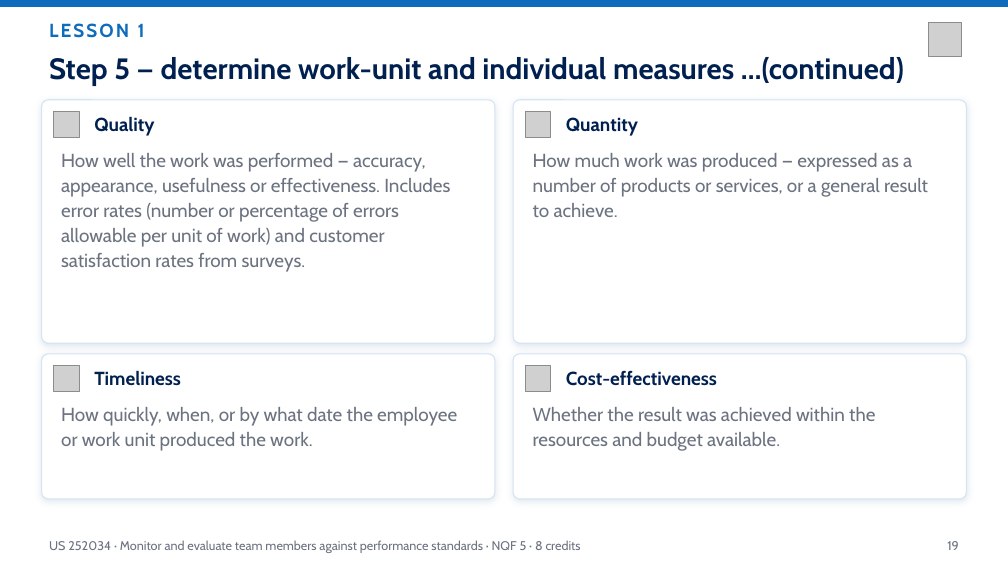
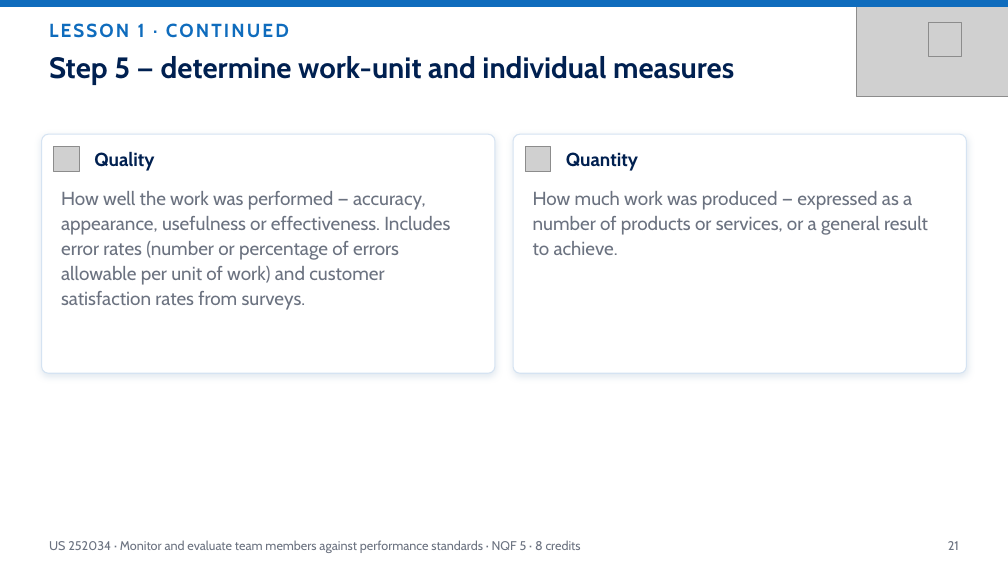
Before and after one commit to andrekyle/ITsystemsupport, a slide deck: slide 21 of public/downloads/US-252034-Monitor-Evaluate-Performance.pptx (slide 19 before the commit). Drawn at 1008x567 pixels with LibreOffice and Linux fonts; fonts in the diff are those of the drawing; grey boxes stand for pictures. Boxes give left, top, right and bottom in pixels: in the first picture for what was removed or moved away, otherwise in the second. Text is boxed around its words. In the diff, an @@ line names an element or a change of style, - is before the commit and + after.

Commit message:
Decks: measured title/card heights (no overlap or clipping), CONTINUED moved to eyebrow, icon-card bullets and corner watermarks

```diff
--- a/public/downloads/US-252034-Monitor-Evaluate-Performance.pptx
+++ b/public/downloads/US-252034-Monitor-Evaluate-Performance.pptx
@@ text at bbox=[49, 23, 289, 38]: text changed @@
-LESSON 1
+LESSON 1 · CONTINUED
@@ picture added at bbox=[857, 0, 1008, 96] @@
@@ text "Step 5 — determine work-unit ..." at bbox=[49, 56, 734, 85]: vertical alignment middle to top @@
@@ text at bbox=[49, 56, 734, 85]: text changed @@
-Step 5 — determine work-unit and individual measures …(continued)
+Step 5 — determine work-unit and individual measures
@@ rounded rectangle: place and size @@
-rounded rectangle at bbox=[42, 100, 495, 343]
+rounded rectangle at bbox=[42, 134, 495, 373]
@@ rounded rectangle: place and size @@
-rounded rectangle at bbox=[513, 100, 967, 343]
+rounded rectangle at bbox=[513, 134, 967, 373]
@@ 2 pictures, 2 texts: place and size @@
-2 pictures, 2 texts at bbox=[54, 112, 638, 138]
+2 pictures, 2 texts at bbox=[54, 146, 638, 172]
@@ text "How well the work was ...": place and size @@
-text "How well the work was ..." at bbox=[61, 153, 450, 272]
+text "How well the work was ..." at bbox=[61, 191, 450, 310]
@@ text "How much work was produced ...": place and size @@
-text "How much work was produced ..." at bbox=[533, 153, 928, 217]
+text "How much work was produced ..." at bbox=[533, 191, 928, 255]
@@ rounded rectangle removed at bbox=[42, 354, 495, 499] @@
@@ rounded rectangle removed at bbox=[513, 354, 967, 499] @@
@@ picture removed at bbox=[54, 366, 79, 392] @@
@@ text removed at bbox=[94, 370, 181, 385] @@
-Timeliness
@@ picture removed at bbox=[526, 366, 551, 392] @@
@@ text removed at bbox=[566, 370, 717, 386] @@
-Cost-effectiveness
@@ text removed at bbox=[61, 407, 457, 451] @@
-How quickly, when, or by what date the employee or work unit produced the work.
@@ text removed at bbox=[533, 407, 875, 451] @@
-Whether the result was achieved within the resources and budget available.
@@ text at bbox=[948, 541, 959, 550]: text changed @@
-19
+21
```
Also in this commit, not shown: 46 other slides changed, 4 slides added, 3 other files.
